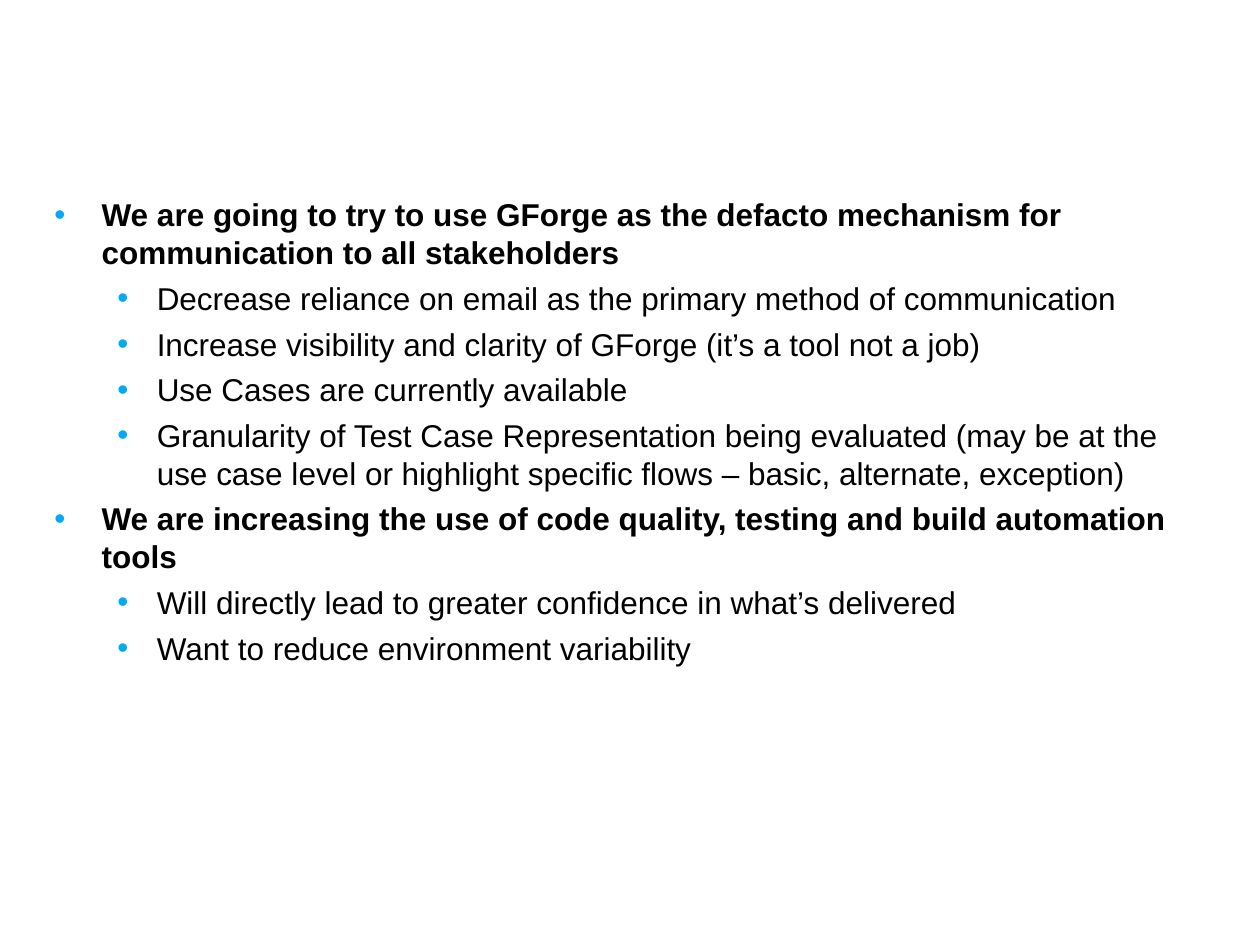
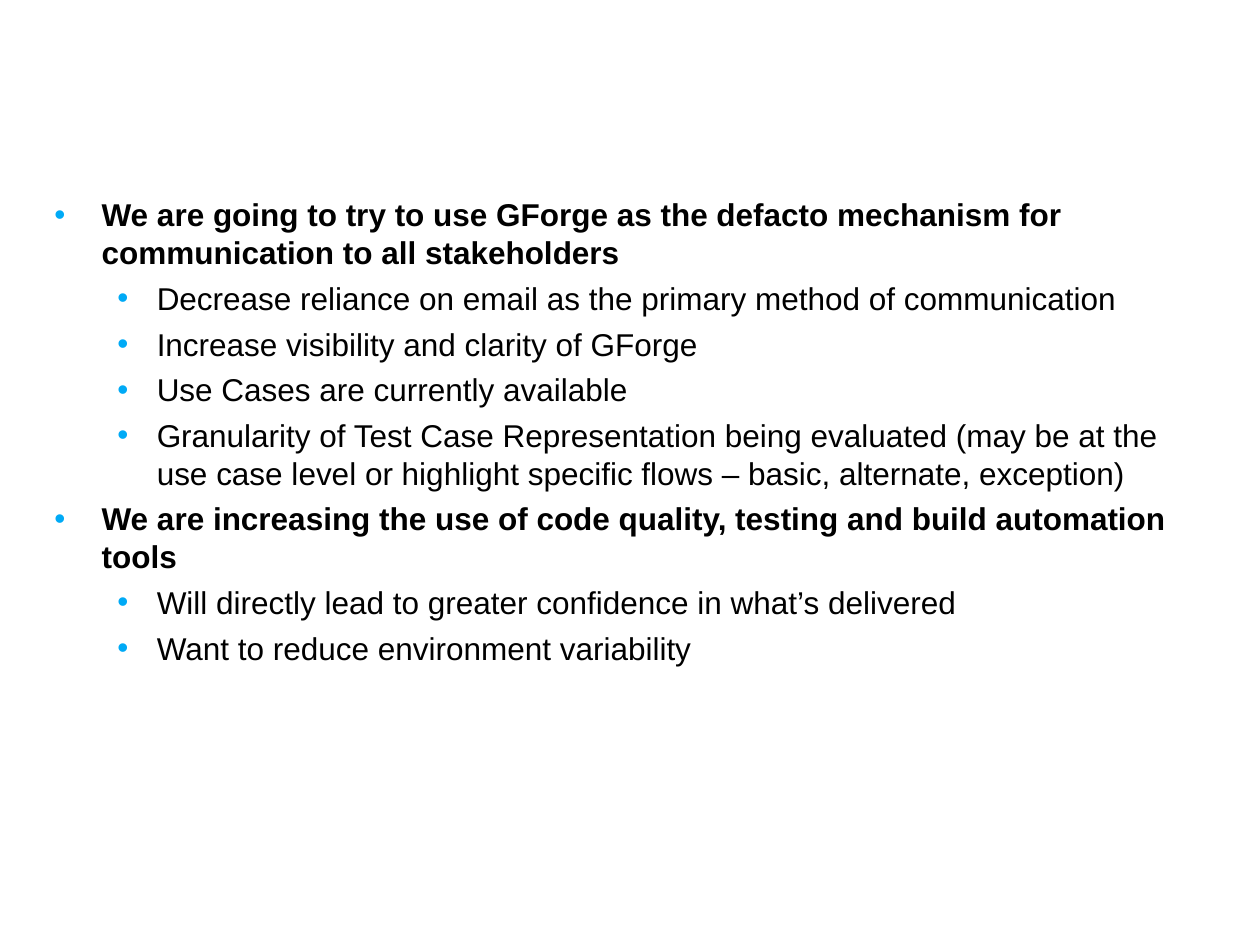
Before and after one commit to NCIP/caarray-docs, a slide deck: slide 19 of project_management/reports/development_to_qa_handoff.ppt. Drawn at 1260x945 pixels with LibreOffice and Linux fonts; fonts in the diff are those of the drawing; background and template pictures are left out. Boxes give left, top, right and bottom in pixels: in the first picture for what was removed or moved away, otherwise in the second. Text is boxed around its words. In the diff, an @@ line names an element or a change of style, - is before the commit and + after.

```diff
--- a/project_management/reports/development_to_qa_handoff.ppt
+++ b/project_management/reports/development_to_qa_handoff.ppt
@@ text at (157,333,698,362): text changed @@
-  • Increase visibility and clarity of GForge (it’s a tool not a job)
+  • Increase visibility and clarity of GForge
```
Also in this commit, not shown: 3 other slides changed.
